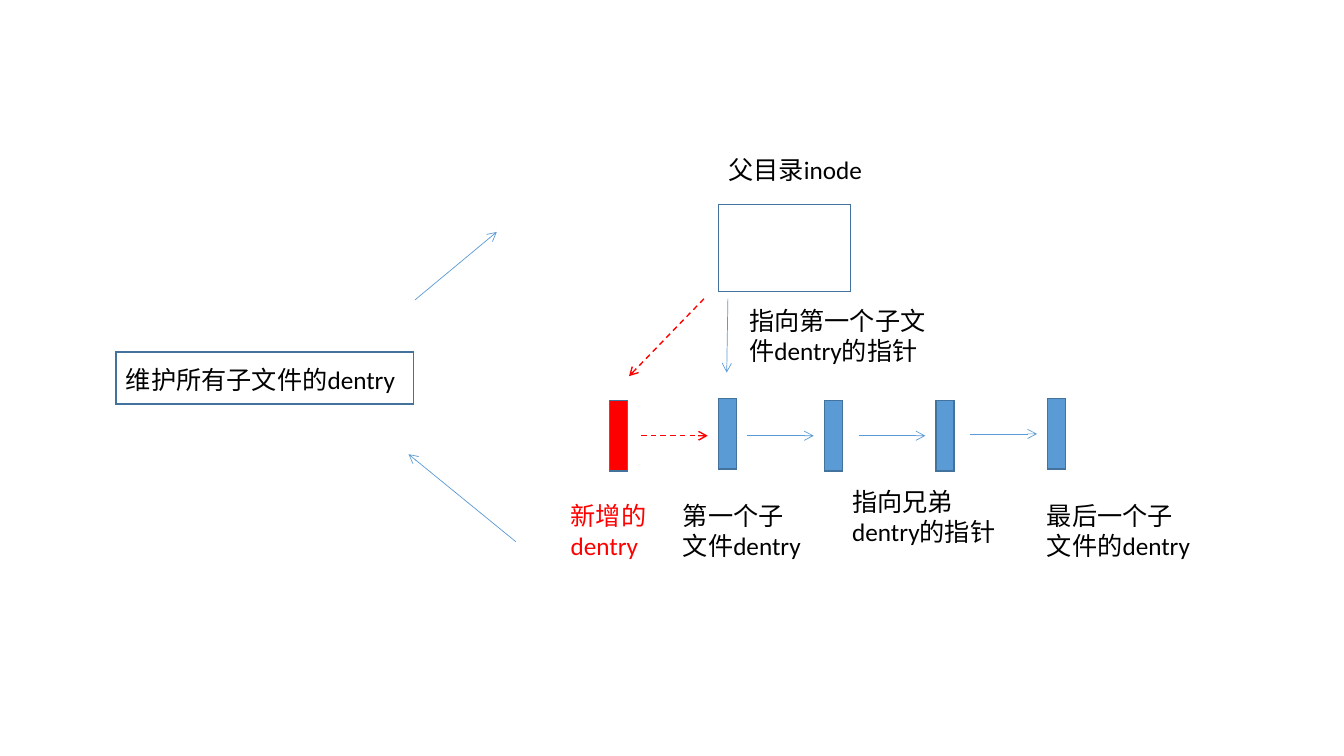
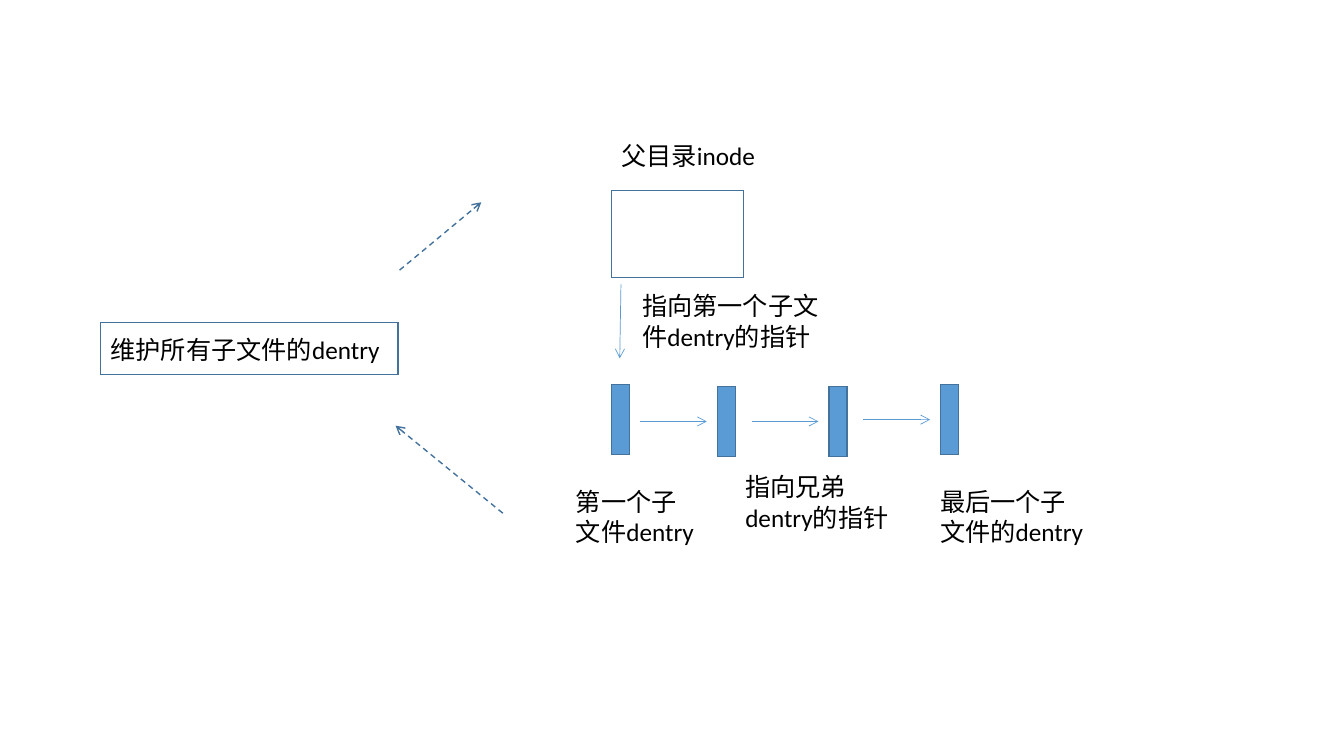
Before and after one commit to hitsz-cslab/os-labs, a slide deck: slide 22 of docs/lab5/图片.pptx. Drawn at 1344x756 pixels with LibreOffice and Linux fonts; fonts in the diff are those of the drawing. Boxes give left, top, right and bottom in pixels: in the first picture for what was removed or moved away, otherwise in the second. Text is boxed around its words. In the diff, an @@ line names an element or a change of style, - is before the commit and + after.

Commit message:
lab5 part3 更新创建文件部分

```diff
--- a/docs/lab5/图片.pptx
+++ b/docs/lab5/图片.pptx
@@ 2 arrows, 1 text, 1 rectangle: place and size @@
-2 arrows, 1 text, 1 rectangle at [116,232,516,541]
+2 arrows, 1 text, 1 rectangle at [101,203,503,513]
@@ arrow (399, 270) - (482, 203): stroke #5B9BD5 0.5 pt to #43739E 1 pt dashed @@
@@ 5 texts, 4 rectangles, 3 arrows: place and size @@
-5 texts, 4 rectangles, 3 arrows at [683,158,1190,559]
+5 texts, 4 rectangles, 3 arrows at [576,144,1083,545]
@@ arrow removed from (704, 298) to (629, 376) @@
@@ rectangle: place and size @@
-rectangle at [937,400,955,471]
+rectangle at [829,386,847,457]
@@ rectangle removed at [610,400,628,471] @@
@@ arrow moved from (971, 434) - (1037, 434) to (863, 419) - (931, 419) @@
@@ arrow (503, 513) - (395, 425): stroke #5B9BD5 0.5 pt to #43739E 1 pt dashed @@
@@ arrow removed from (641, 436) to (708, 436) @@
@@ text removed at [571,503,647,559] @@
-新增的dentry
```
Also in this commit, not shown: 4 other slides changed, 2 slides added, 8 other files.
